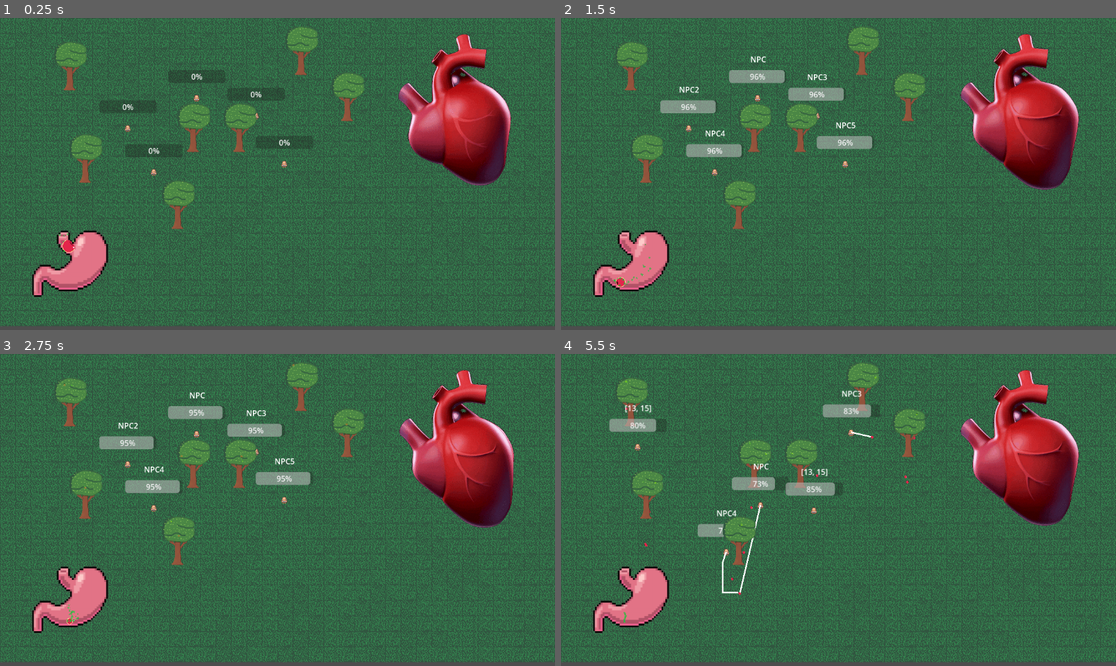
Above: before the commit, frames 1-4 (two rows, left to right).
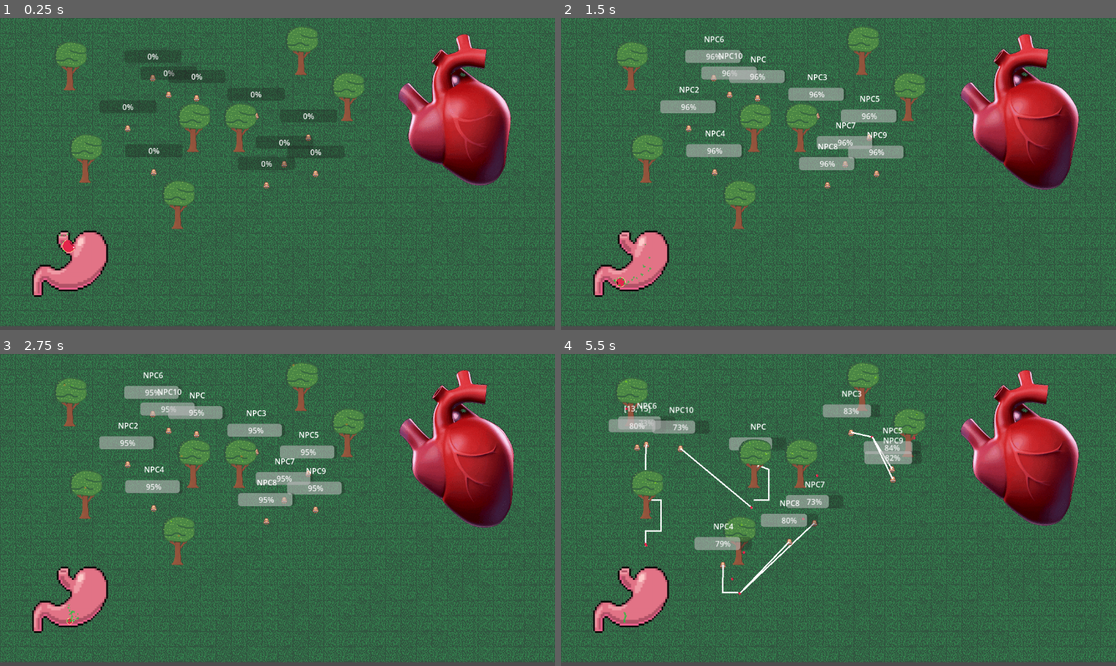
Above: after the commit, the same moments.

Repository: rundoom/Upraiser
Game: Godot game, scene res://world/mass_test.tscn
Two runs of this game, one before a commit and one after it. Both use one fixed random seed, a clock stepped at 60 frames per second and the inputs below. This scene is started directly instead of the project's main scene.
Inputs (mouse positions are in pixels of both pictures, inside the frame that each line leads up to):
- Up to frame 1 (0.25 s): no input
- Up to frame 2 (1.5 s): move the mouse to (960, 158) at 0.52 s; move the mouse to (727, 189) at 1.27 s
- Up to frame 3 (2.75 s): move the mouse to (333, 441) at 2.02 s
- Up to frame 4 (5.5 s): move the mouse to (810, 572) at 2.77 s; move the mouse to (1005, 556) at 3.52 s; move the mouse to (672, 463) at 4.27 s; move the mouse to (866, 510) at 5.02 s

The runs differ from the first frame. In frame 1, 0.9% of the frame differs, in the area x 22-63%, y 10-55%; in frame 2, 2.3%; in frame 3, 2.3%; in frame 4, 4.7%, in the area x 8-65%, y 15-77%.

Commit message:
Margin manipulation

Diff:
--- a/creature/npc/npc.gd
+++ b/creature/npc/npc.gd
@@ -21,6 +21,9 @@
 
 @onready var world := get_tree().get_first_node_in_group("world") as WorldGame
 
+static var MARGIN_HOLD := 5.0
+static var MARGIN_MOVE := 0.1
+
 var move_to: Node2D
 var current_path: Array[Vector2]
 
@@ -31,10 +34,13 @@
 	var real_speed_factor := get_real_velocity().length()/200
 
 	velocity = Vector2.ZERO
+	safe_margin = MARGIN_HOLD
+
 	if is_current_path():
 		velocity = global_position.direction_to(current_path.front()) * SPEED
 		if global_position.distance_to(current_path.front()) < 15:
 			current_path.remove_at(0)
+			safe_margin = MARGIN_MOVE
 
 	if energy >= real_speed_factor:
 		move_and_slide()
--- a/creature/npc/npc.tscn
+++ b/creature/npc/npc.tscn
@@ -123,6 +123,7 @@
 [node name="NPC" type="CharacterBody2D" groups=["$check_needs", "$energy_consume"]]
 process_mode = 4
 motion_mode = 1
+safe_margin = 5.0
 script = ExtResource("1_im2i3")
 
 [node name="Hitbox" type="CollisionShape2D" parent="."]
--- a/world/mass_test.tscn
+++ b/world/mass_test.tscn
@@ -20,12 +20,30 @@
 position = Vector2(319, 320)
 
 [node name="NPC5" parent="." index="7" instance=ExtResource("2_55si8")]
+position = Vector2(640, 248)
+
+[node name="NPC7" parent="." index="8" instance=ExtResource("2_55si8")]
 position = Vector2(590, 303)
+safe_margin = 0.08
+
+[node name="NPC8" parent="." index="9" instance=ExtResource("2_55si8")]
+position = Vector2(553, 347)
+safe_margin = 0.08
+
+[node name="NPC9" parent="." index="10" instance=ExtResource("2_55si8")]
+position = Vector2(655, 323)
+safe_margin = 0.08
+
+[node name="NPC6" parent="." index="18" instance=ExtResource("2_55si8")]
+position = Vector2(316.885, 124.261)
+
+[node name="NPC10" parent="." index="19" instance=ExtResource("2_55si8")]
+position = Vector2(350.182, 158.748)
 
 [connection signal="ready" from="Tree" to="Tree" method="toggle_obstacle" flags=18]
-[connection signal="ready" from="@StaticBody2D@716131" to="@StaticBody2D@716131" method="toggle_obstacle" flags=18]
-[connection signal="ready" from="@StaticBody2D@716133" to="@StaticBody2D@716133" method="toggle_obstacle" flags=18]
-[connection signal="ready" from="@StaticBody2D@716135" to="@StaticBody2D@716135" method="toggle_obstacle" flags=18]
-[connection signal="ready" from="@StaticBody2D@716137" to="@StaticBody2D@716137" method="toggle_obstacle" flags=18]
-[connection signal="ready" from="@StaticBody2D@716139" to="@StaticBody2D@716139" method="toggle_obstacle" flags=18]
-[connection signal="ready" from="@StaticBody2D@716141" to="@StaticBody2D@716141" method="toggle_obstacle" flags=18]
+[connection signal="ready" from="@StaticBody2D@757137" to="@StaticBody2D@757137" method="toggle_obstacle" flags=18]
+[connection signal="ready" from="@StaticBody2D@757139" to="@StaticBody2D@757139" method="toggle_obstacle" flags=18]
+[connection signal="ready" from="@StaticBody2D@757141" to="@StaticBody2D@757141" method="toggle_obstacle" flags=18]
+[connection signal="ready" from="@StaticBody2D@757143" to="@StaticBody2D@757143" method="toggle_obstacle" flags=18]
+[connection signal="ready" from="@StaticBody2D@757145" to="@StaticBody2D@757145" method="toggle_obstacle" flags=18]
+[connection signal="ready" from="@StaticBody2D@757147" to="@StaticBody2D@757147" method="toggle_obstacle" flags=18]
